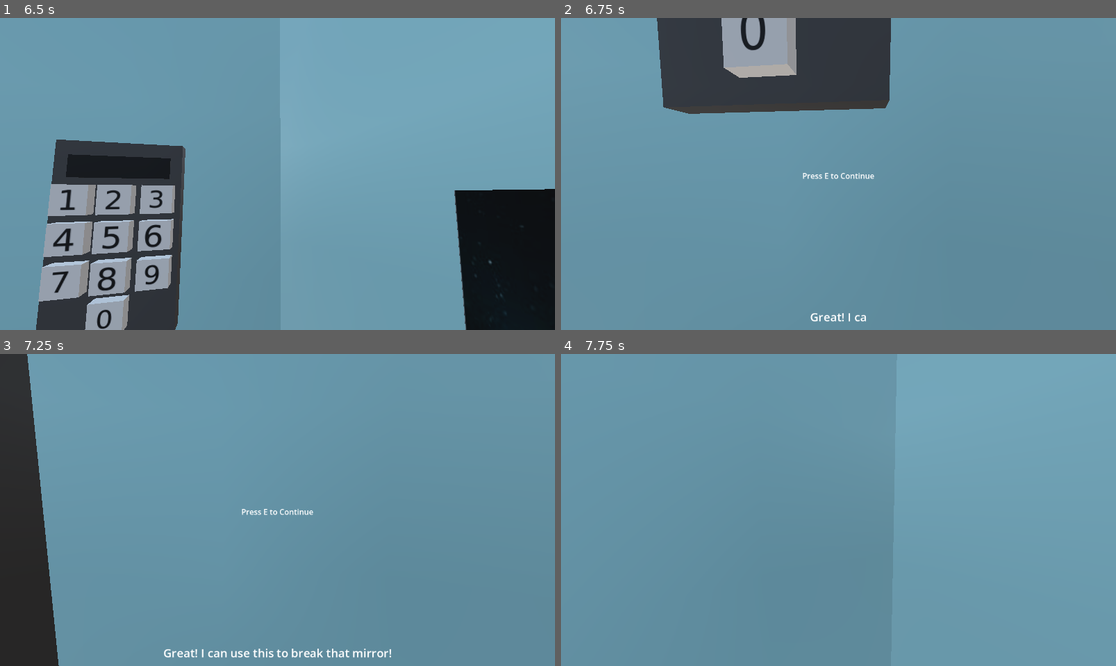
Above: before the commit, frames 1-4 (two rows, left to right).
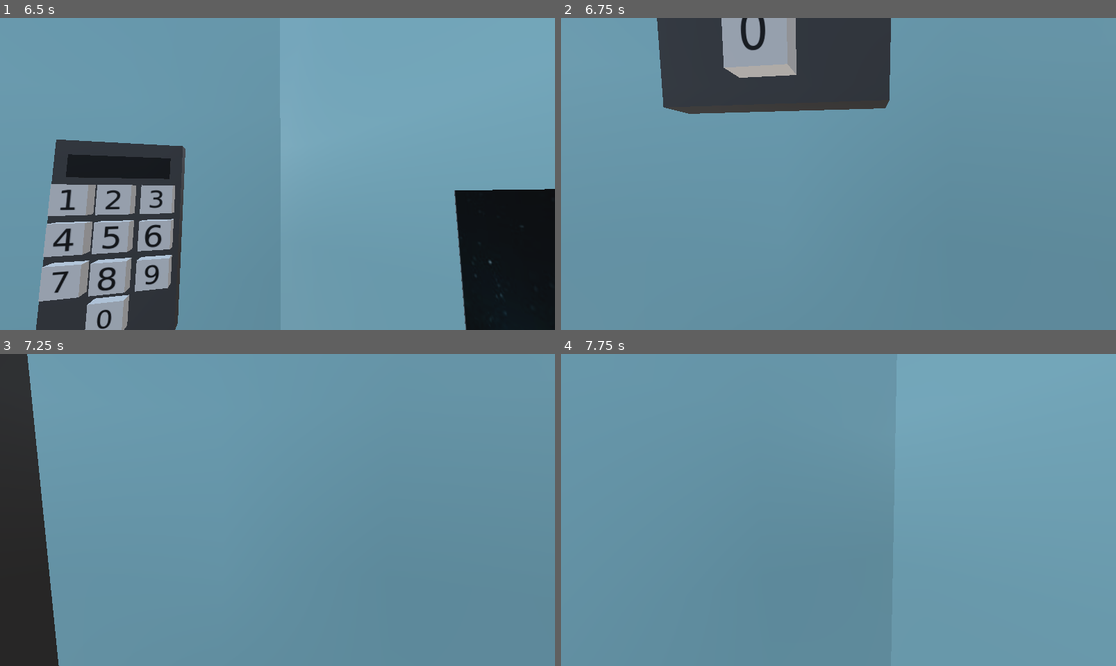
Above: after the commit, the same moments.

Repository: DabPlayZ1/Paid_Vacation
Game: Godot game, scene res://main_ig.tscn
Same seed, same stepped clock (60 frames per second), same inputs: the game is played once before the commit and once after it.
Inputs (mouse positions are in pixels of both pictures, inside the frame that each line leads up to):
- Up to frame 1 (6.5 s): tap E (E_Interact) at 0.5, 0.6, 1.25, 1.35, 2, 2.1, 2.75, 2.85, 3.5, 3.6, 4.25, 4.35, 5.1, 5.85 s; move the mouse to (271, 180) at 0.52 s; hold W (Move_Forward) 0.53-2.78 s; tap Space (Jump) at 0.77, 1.52, 3.02, 3.77, 4.52, 6.02 s; move the mouse to (316, 177) at 1.27 s; move the mouse to (233, 170) at 2.02 s; move the mouse to (283, 174) at 2.77 s; hold A (Move_Left) 2.78-3.53 s; move the mouse to (255, 167) at 3.52 s; hold W (Move_Forward) 3.53-5.78 s; move the mouse to (305, 174) at 4.27 s; move the mouse to (249, 174) at 5.02 s; move the mouse to (288, 167) at 5.77 s; hold D (Move_Right) from 5.78 s (still down)
- Up to frame 2 (6.75 s): move the mouse to (832, 180) at 6.52 s; release D (Move_Right) at 6.53 s; hold W (Move_Forward) from 6.53 s (still down); tap E (E_Interact) at 6.6 s
- Up to frame 3 (7.25 s): keep holding W (Move_Forward); tap Space (Jump) at 6.77 s
- Up to frame 4 (7.75 s): keep holding W (Move_Forward); move the mouse to (877, 513) at 7.27 s; tap E (E_Interact) at 7.35 s; tap Space (Jump) at 7.52 s

Frame 1 is identical in both runs. In frame 2, 0.2% of the frame differs, in the area x 43-57%, y 49-98%; in frame 3, 0.6%, in the area x 29-71%, y 49-98%; in frame 4, nothing differs.

Commit message:
hammer model, keypad QOL, and vent texture

Diff:
--- a/keypad_body.gd
+++ b/keypad_body.gd
@@ -16,17 +16,18 @@
 	print(code)
 	if code.length() == 4:
 		if code == "1125":
+			can_interact = false
 			%Code.modulate = Color.GREEN
 			await get_tree().create_timer(0.6).timeout
 			%Code.text = "Correct!"
 			await get_tree().create_timer(1.0).timeout
 			%Keypad.hide()
 			%Player.can_move = true
-			can_interact = false
 			print("Correct")
 			%temp_hammer.show()
 		else:
-			await get_tree().create_timer(1).timeout
+			can_interact = false
+			await get_tree().create_timer(0.3).timeout
 			%Code.text = "Incorrect"
 			%Code.modulate = Color.RED
 			await get_tree().create_timer(1).timeout
@@ -35,52 +36,64 @@
 			print("Wrong")
 			%Keypad.hide()
 			%Player.can_move = true
+			can_interact = true
 		code = ""
 func _on_0_pressed() -> void:
-	code+="0"
-	check_code()
-	%Code.text = code
+	if can_interact == true:
+		code+="0"
+		check_code()
+		%Code.text = code
 
 func _on_9_pressed() -> void:
-	code+="9"
-	check_code()
-	%Code.text = code
+	if can_interact == true:
+		code+="9"
+		check_code()
+		%Code.text = code
 
 func _on_8_pressed() -> void:
-	code+="8"
-	check_code()
-	%Code.text = code
+	if can_interact == true:
+		code+="8"
+		check_code()
+		%Code.text = code
 
 func _on_7_pressed() -> void:
-	code+="7"
-	check_code()
-	%Code.text = code
+	if can_interact == true:
+		code+="7"
+		check_code()
+		%Code.text = code
 
 func _on_6_pressed() -> void:
-	code+="6"
-	check_code()
-	%Code.text = code
+	if can_interact == true:
+		code+="6"
+		check_code()
+		%Code.text = code
 
 func _on_5_pressed() -> void:
-	code+="5"
-	check_code()
-	%Code.text = code
+	if can_interact == true:
+		code+="5"
+		check_code()
+		%Code.text = code
 
 func _on_4_pressed() -> void:
-	code+="4"
-	check_code()
-	%Code.text = code
+	if can_interact == true:
+		code+="4"
+		check_code()
+		%Code.text = code
 
 func _on_3_pressed() -> void:
-	code+="3"
-	check_code()
+	if can_interact == true:
+		code+="3"
+		check_code()
+		%Code.text = code
 
 func _on_2_pressed() -> void:
-	code+="2"
-	check_code()
-	%Code.text = code
+	if can_interact == true:
+		code+="2"
+		check_code()
+		%Code.text = code
 
 func _on_1_pressed() -> void:
-	code+="1"
-	check_code()
-	%Code.text = code
+	if can_interact == true:
+		code+="1"
+		check_code()
+		%Code.text = code
--- a/main_ig.tscn
+++ b/main_ig.tscn
@@ -31,7 +31,9 @@
 [ext_resource type="Texture2D" uid="uid://ddfgl0jj8w3l7" path="res://Time_Poster.png" id="29_o5ys2"]
 [ext_resource type="Script" uid="uid://bvc4vn33hb2e5" path="res://temp_hammer.gd" id="30_dkt1i"]
 [ext_resource type="Script" uid="uid://bijeitgg7glm0" path="res://temp_glass.gd" id="31_b4wvp"]
+[ext_resource type="PackedScene" uid="uid://bik2x64p1yp81" path="res://hammer.glb" id="31_p8lip"]
 [ext_resource type="Script" uid="uid://drruwd42yx4wd" path="res://temp_vents.gd" id="32_3fuil"]
+[ext_resource type="Texture2D" uid="uid://c7fd7cejnxxa2" path="res://vent.jpg" id="34_822o5"]
 
 [sub_resource type="ProceduralSkyMaterial" id="ProceduralSkyMaterial_h71pn"]
 sky_horizon_color = Color(0.66224277, 0.6717428, 0.6867428, 1)
@@ -88,15 +90,19 @@
 [sub_resource type="StandardMaterial3D" id="StandardMaterial3D_b4wvp"]
 albedo_texture = ExtResource("29_o5ys2")
 
-[sub_resource type="BoxMesh" id="BoxMesh_b4wvp"]
-
 [sub_resource type="BoxShape3D" id="BoxShape3D_3fuil"]
+size = Vector3(0.6899719, 0.21279907, 1.204834)
 
 [sub_resource type="BoxMesh" id="BoxMesh_3fuil"]
 
 [sub_resource type="BoxShape3D" id="BoxShape3D_p8lip"]
 
+[sub_resource type="StandardMaterial3D" id="StandardMaterial3D_jnvf1"]
+albedo_texture = ExtResource("34_822o5")
+uv1_scale = Vector3(3, 2, 1)
+
 [sub_resource type="BoxMesh" id="BoxMesh_p8lip"]
+material = SubResource("StandardMaterial3D_jnvf1")
 
 [sub_resource type="BoxShape3D" id="BoxShape3D_822o5"]
 
@@ -149,7 +155,7 @@
 [node name="Bathroom2" parent="bathroom_body" unique_id=98115144 instance=ExtResource("2_h71pn")]
 transform = Transform3D(1, 0, 0, 0, 1, 0, 0, 0, 1, -9.283107, -0.3441116, 4.907204)
 
-[node name="Cube_001" parent="bathroom_body/Bathroom2" index="1" unique_id=2085420990]
+[node name="Cube_001" parent="bathroom_body/Bathroom2" index="1" unique_id=1738970602]
 transform = Transform3D(-1, -1.509958e-07, 0, 1.509958e-07, -1, 0, 0, 0, 1, 8, 9.000001, 0)
 
 [node name="DirectionalLight3D2" type="DirectionalLight3D" parent="." unique_id=1313865217]
@@ -415,19 +421,18 @@
 
 [node name="temp_hammer" type="StaticBody3D" parent="." unique_id=160357930]
 unique_name_in_owner = true
-transform = Transform3D(1, 0, 0, 0, 1, 0, 0, 0, 1, -5.5087276, 0, -4.3575583)
-visible = false
+transform = Transform3D(1, 0, 0, 0, 1, 0, 0, 0, 1, -0.6645012, 0.198017, 6.044302)
 collision_layer = 2
 collision_mask = 2
 script = ExtResource("30_dkt1i")
 
-[node name="MeshInstance3D" type="MeshInstance3D" parent="temp_hammer" unique_id=1313138656]
-transform = Transform3D(1, 0, 0, 0, 1, 0, 0, 0, 1, 4.002214, 1.398164, 0)
-mesh = SubResource("BoxMesh_b4wvp")
-
 [node name="CollisionShape3D" type="CollisionShape3D" parent="temp_hammer" unique_id=408230551]
-transform = Transform3D(1, 0, 0, 0, 1, 0, 0, 0, 1, 4.003924, 1.3956448, 0)
+transform = Transform3D(1, 0, 0, 0, 1, 0, 0, 0, 1, -0.005050659, 0.0043182373, -0.10241699)
 shape = SubResource("BoxShape3D_3fuil")
+debug_color = Color(0.97099453, 0, 0.45418566, 0.41960785)
+
+[node name="hammer" parent="temp_hammer" unique_id=1159301098 instance=ExtResource("31_p8lip")]
+transform = Transform3D(0.05, 0, 0, 0, 0.05, 0, 0, 0, 0.05, 0, 0, 0)
 
 [node name="temp_glass" type="StaticBody3D" parent="." unique_id=2140052013]
 unique_name_in_owner = true
@@ -451,6 +456,7 @@
 script = ExtResource("32_3fuil")
 
 [node name="MeshInstance3D" type="MeshInstance3D" parent="temp_vents" unique_id=1557849842]
+transform = Transform3D(0.99999994, 0, 0, 0, 1, 0, 0, 0, 0.99999994, 0, 0.07231063, 0)
 mesh = SubResource("BoxMesh_p8lip")
 
 [node name="CollisionShape3D" type="CollisionShape3D" parent="temp_vents" unique_id=1805200830]
Binary file added: hammer.glb
Not shown, added: hammer.glb.import
Binary file added: vent.jpg
Not shown, added: vent.jpg.import
